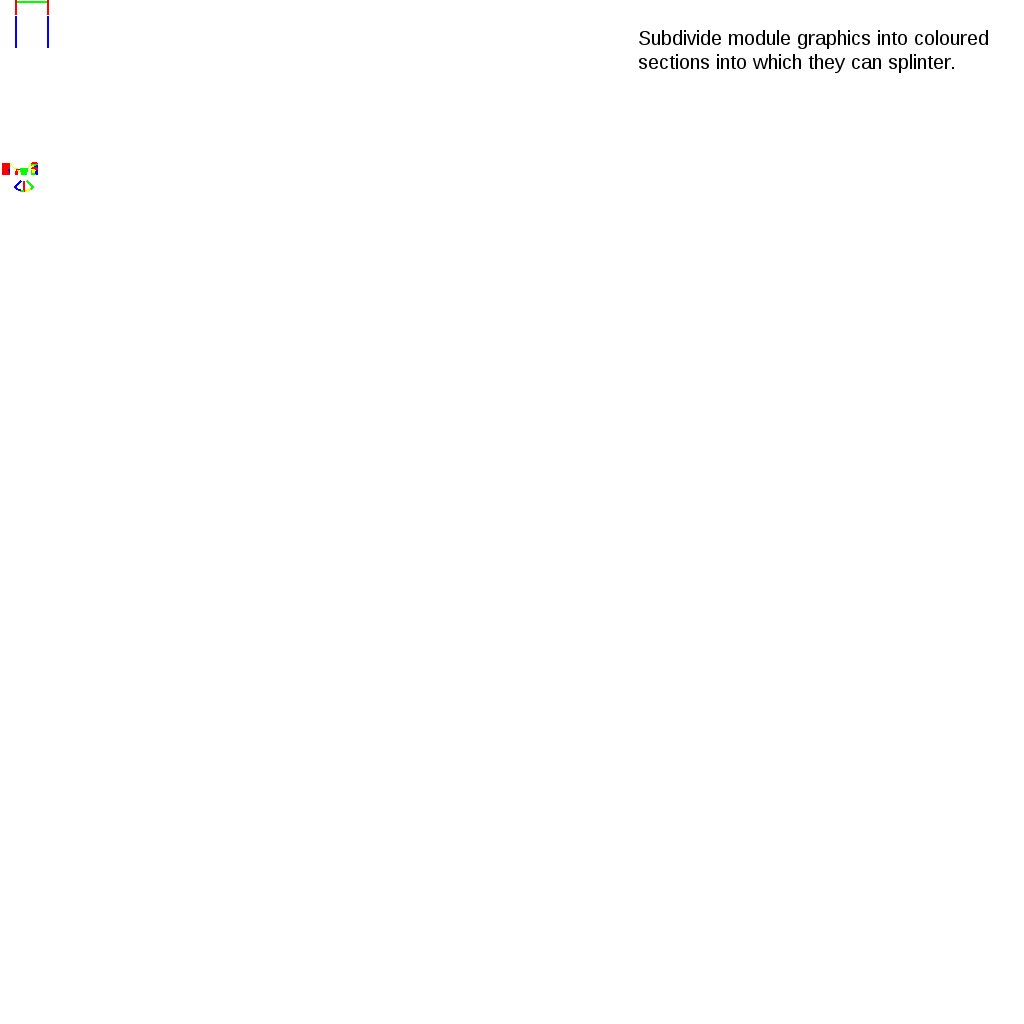
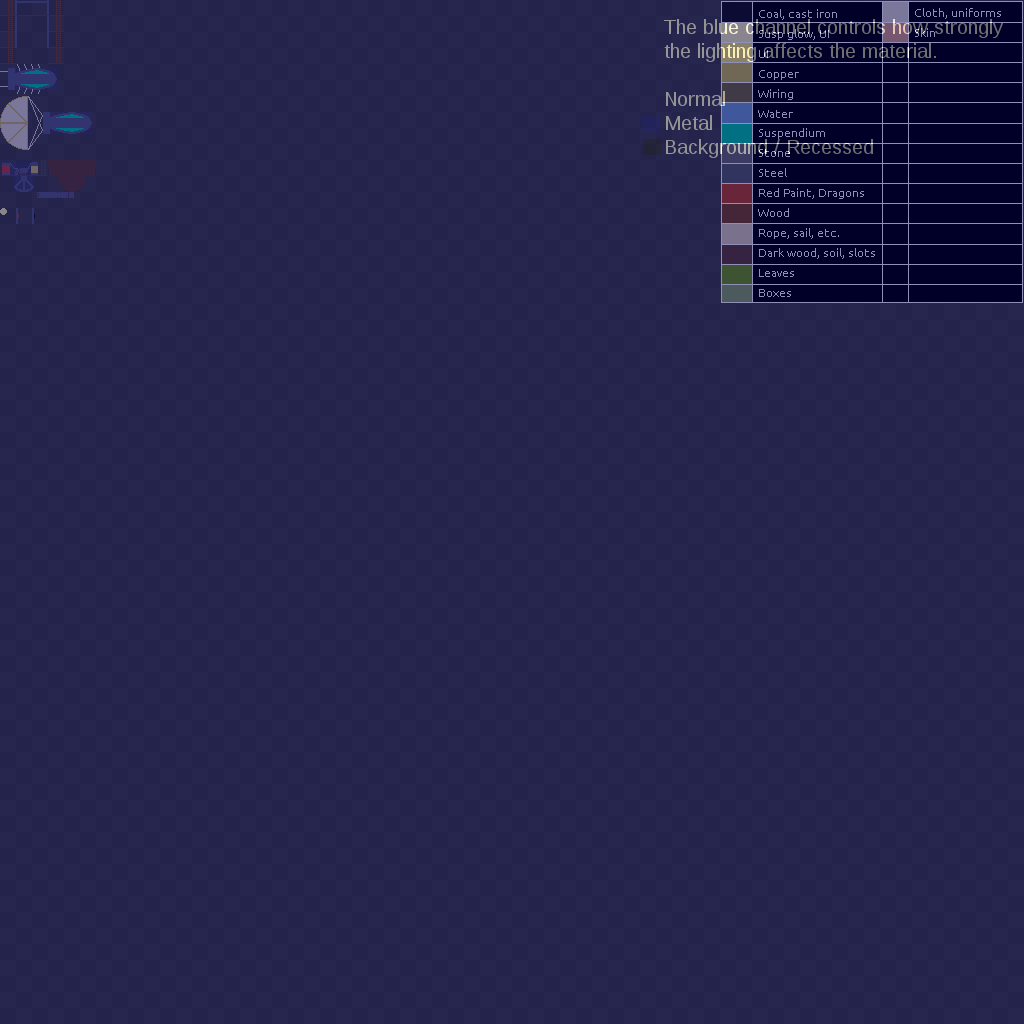
Comparing the layer stacks of the two 1024 × 1024 images. Changes:
hid "my_spritesheet_fragments" over 0, 0, 1024, 1024
showed group "my_spritesheet_bump" (3 layers), opacity 100% → 44% over 0, 0, 1024, 1024
painted on "Shiny" over 16, 208, 34, 224
showed "my_spritesheet", painted on it over 0, 0, 1023, 303
showed "16x16 grid" over 0, 0, 1024, 1024
